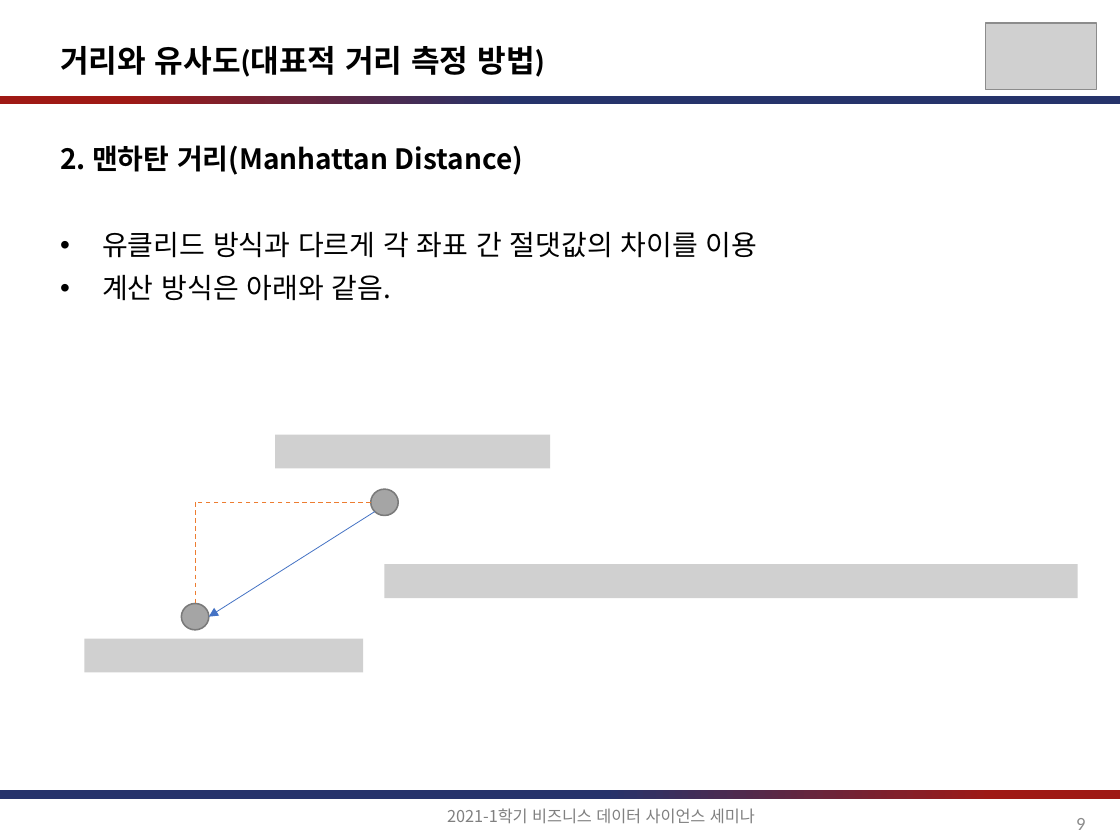
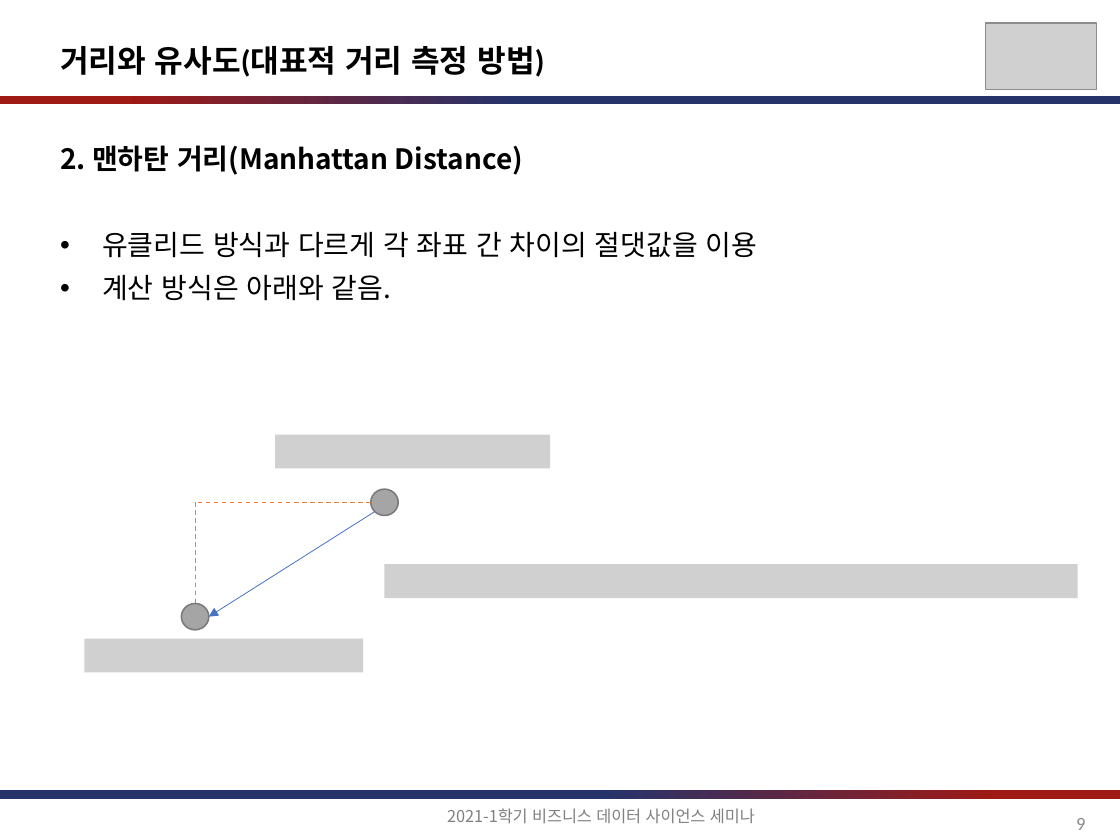
Before and after one commit to jihoahn9303/Seminar_For_Business_DS, a slide deck: slide 9 of document/비즈니스를_위한_데이터과학_6장.pptx. Drawn at 1120x840 pixels with LibreOffice and Linux fonts; fonts in the diff are those of the drawing; grey boxes stand for pictures. Boxes give left, top, right and bottom in pixels: in the first picture for what was removed or moved away, otherwise in the second. Text is boxed around its words. In the diff, an @@ line names an element or a change of style, - is before the commit and + after.

```diff
--- a/document/비즈니스를_위한_데이터과학_6장.pptx
+++ b/document/비즈니스를_위한_데이터과학_6장.pptx
@@ text at [102,232,758,258]: text changed @@
-• 유클리드 방식과 다르게 각 좌표 간 절댓값의 차이를 이용
+• 유클리드 방식과 다르게 각 좌표 간 차이의 절댓값을 이용
```
Also in this commit, not shown: 14 other slides changed.
